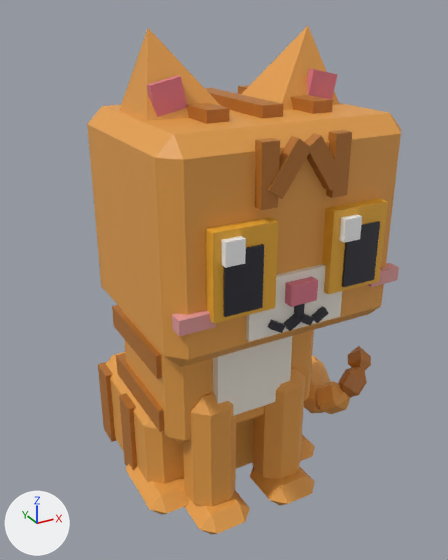
An edit to the FBX model assets/cat-cafe/exports/CatCafe_Cat_Tabby_Sit.fbx, drawn before and after from the same camera.
Camera for both pictures: a 50 mm camera at (-0.0107, -0.0205, 0.0191) aimed at (0.0005, -0.0001, 0.0088). Arrows for +X, +Y and +Z are at lower left; the lights stay in place. The picture after the commit comes second. Where no turn or scale is listed for an object, it has been applied to the vertices.

The scene before the commit, as lines of its bpy script (objects in view):
```python
me_catcafe_cat_tabby_sit_body = bpy.data.meshes.new('CatCafe_Cat_Tabby_Sit_Body')
me_catcafe_cat_tabby_sit_body.from_pydata(...)  # 128 vertices, 124 faces; spans x -0.00409..0.00409, y -0.00356..0.00427, z 0.0..0.01045
me_catcafe_cat_tabby_sit_body.materials.append(mat_catcafe_palette)
me_catcafe_cat_tabby_sit_head = bpy.data.meshes.new('CatCafe_Cat_Tabby_Sit_Head')
me_catcafe_cat_tabby_sit_head.from_pydata(...)  # 152 vertices, 122 faces; spans x -0.00437..0.00437, y -0.00537..0.00219, z -0.00095..0.00665
me_catcafe_cat_tabby_sit_head.materials.append(mat_catcafe_palette)
me_catcafe_cat_tabby_sit_legf2 = bpy.data.meshes.new('CatCafe_Cat_Tabby_Sit_LegF2')
me_catcafe_cat_tabby_sit_legf2.from_pydata(...)  # 40 vertices, 44 faces; spans x -0.00114..0.00114, y -0.0018..0.00095, z -0.00589..0.0
me_catcafe_cat_tabby_sit_legf2.materials.append(mat_catcafe_palette)
ob_catcafe_cat_tabby_sit_body = bpy.data.objects.new('CatCafe_Cat_Tabby_Sit_Body', me_catcafe_cat_tabby_sit_body)
ob_catcafe_cat_tabby_sit_body.location = (0.0, 0.0, 0.0)
ob_catcafe_cat_tabby_sit_head = bpy.data.objects.new('CatCafe_Cat_Tabby_Sit_Head', me_catcafe_cat_tabby_sit_head)
ob_catcafe_cat_tabby_sit_head.location = (0.0, -0.00095, 0.00969)
ob_catcafe_cat_tabby_sit_legf2 = bpy.data.objects.new('CatCafe_Cat_Tabby_Sit_LegF2', me_catcafe_cat_tabby_sit_legf2)
ob_catcafe_cat_tabby_sit_legf2.location = (-0.00162, -0.00285, 0.00589)
# also in view: 'CatCafe_Cat_Tabby_Sit_Tail' at (0.005, 0.0021, 0.002); 'CatCafe_Cat_Tabby_Sit_Eye1' at (0.0021, -0.006, 0.012); 'CatCafe_Cat_Tabby_Sit_LegF1' at (0.0016, -0.0033, 0.0029); 'CatCafe_Cat_Tabby_Sit_EarR' at (-0.0024, -0.0017, 0.017); 'CatCafe_Cat_Tabby_Sit_Eye2' at (-0.0021, -0.006, 0.012)
```
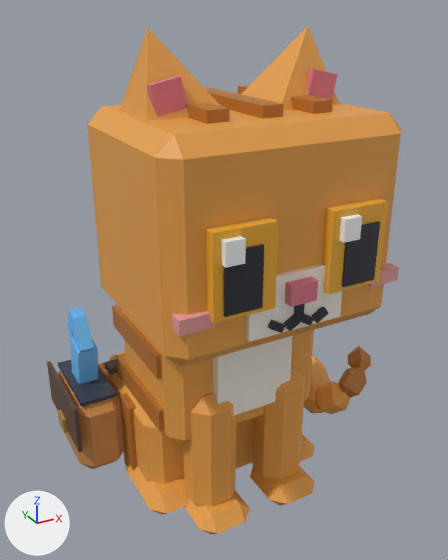
Location of each change, [x1, y1, x2, y2] in pixels of the pictures (448 x 560 px):
'CatCafe_Cat_Tabby_Sit_Body', reshaped (23% wider)
    before: [98, 305, 315, 515]
    after: [47, 305, 315, 515]
part 1 of me_catcafe_cat_tabby_sit_head, deleted (brown)
    before: [326, 130, 352, 198]
part 2 of me_catcafe_cat_tabby_sit_head, deleted (brown)
    before: [268, 136, 312, 199]
part 3 of me_catcafe_cat_tabby_sit_head, deleted (brown)
    before: [255, 138, 280, 210]
part 4 of me_catcafe_cat_tabby_sit_head, deleted (brown)
    before: [305, 133, 344, 191]
part 5 of me_catcafe_cat_tabby_sit_body, added
    after: [105, 359, 117, 375]
part 6 of me_catcafe_cat_tabby_sit_body, added (brown)
    after: [47, 361, 83, 452]
part 7 of me_catcafe_cat_tabby_sit_body, added
    after: [58, 409, 68, 433]
part 8 of me_catcafe_cat_tabby_sit_body, added (blue)
    after: [58, 360, 117, 407]
part 9 of me_catcafe_cat_tabby_sit_body, added (brown)
    after: [58, 371, 124, 469]
part 10 of me_catcafe_cat_tabby_sit_body, added (blue)
    after: [67, 307, 98, 384]

The change, as a diff of the scene's bpy script:
```diff
--- a/assets/cat-cafe/exports/CatCafe_Cat_Tabby_Sit.fbx.py
+++ b/assets/cat-cafe/exports/CatCafe_Cat_Tabby_Sit.fbx.py
@@ me_catcafe_cat_tabby_sit_body @@
 # used by ob_catcafe_cat_tabby_sit_body; location = (0.0, 0.0, 0.0)
-me_catcafe_cat_tabby_sit_body.from_pydata(...)  # 128 vertices, 124 faces; spans x -0.00409..0.00409, y -0.00356..0.00427, z 0.0..0.01045
+me_catcafe_cat_tabby_sit_body.from_pydata(...)  # 216 vertices, 198 faces; spans x -0.00613..0.00409, y -0.00356..0.00471, z 0.0..0.01045
+# me_catcafe_cat_tabby_sit_body part 5: a new loose piece, a box spanning x -0.00385..0.00385, y 0.00224..0.00291, z 0.00434..0.00463, in mat_catcafe_palette
+# me_catcafe_cat_tabby_sit_body part 6: a new loose piece, a box spanning x -0.00599..-0.00582, y 0.00044..0.00471, z 0.00224..0.00431, in mat_catcafe_palette
+# me_catcafe_cat_tabby_sit_body part 7: a new loose piece, a box spanning x -0.00613..-0.00596, y 0.00216..0.00299, z 0.0021..0.00279, in mat_catcafe_palette
+# me_catcafe_cat_tabby_sit_body part 8: a new loose piece, a box spanning x -0.00559..-0.00408, y 0.00078..0.00436, z 0.00416..0.00432, in mat_catcafe_palette
+# me_catcafe_cat_tabby_sit_body part 9: a new loose piece of 24 vertices spanning x -0.00587..-0.0038, y 0.00051..0.00464, z 0.00066..0.00424, in mat_catcafe_palette
+# me_catcafe_cat_tabby_sit_body part 10
+# 16 vertices are added at x -0.00525..-0.00442, y 0.00162..0.00408, z 0.00387..0.00734
+# 8 new vertices lie (0.00055, 0.0, 0.0) away from vertices in x -0.00516..-0.00505, y 0.00162..0.00408, z 0.00582..0.00734
+# 18 new faces join them
+# other edits to the shape of me_catcafe_cat_tabby_sit_body do not show in these pictures
 me_catcafe_cat_tabby_sit_body.materials.append(mat_catcafe_palette)
@@ me_catcafe_cat_tabby_sit_head @@
 # used by ob_catcafe_cat_tabby_sit_head; location = (0.0, -0.00095, 0.00969)
-me_catcafe_cat_tabby_sit_head.from_pydata(...)  # 152 vertices, 122 faces; spans x -0.00437..0.00437, y -0.00537..0.00219, z -0.00095..0.00665
+me_catcafe_cat_tabby_sit_head.from_pydata(...)  # 120 vertices, 98 faces; spans x -0.00437..0.00437, y -0.00537..0.00219, z -0.00095..0.00665
+# me_catcafe_cat_tabby_sit_head part 1: the loose piece of 8 vertices spanning x 0.00099..0.00157, y -0.00515..-0.00477, z 0.00407..0.006 is deleted
+# me_catcafe_cat_tabby_sit_head part 2: the loose piece of 8 vertices spanning x -0.00136..0.00007, y -0.00523..-0.00485, z 0.00431..0.00601 is deleted
+# me_catcafe_cat_tabby_sit_head part 3: the loose piece of 8 vertices spanning x -0.00157..-0.00099, y -0.00518..-0.0048, z 0.00407..0.006 is deleted
+# me_catcafe_cat_tabby_sit_head part 4: the loose piece of 8 vertices spanning x -0.00007..0.00136, y -0.00521..-0.00483, z 0.00431..0.00601 is deleted
 me_catcafe_cat_tabby_sit_head.materials.append(mat_catcafe_palette)
```
